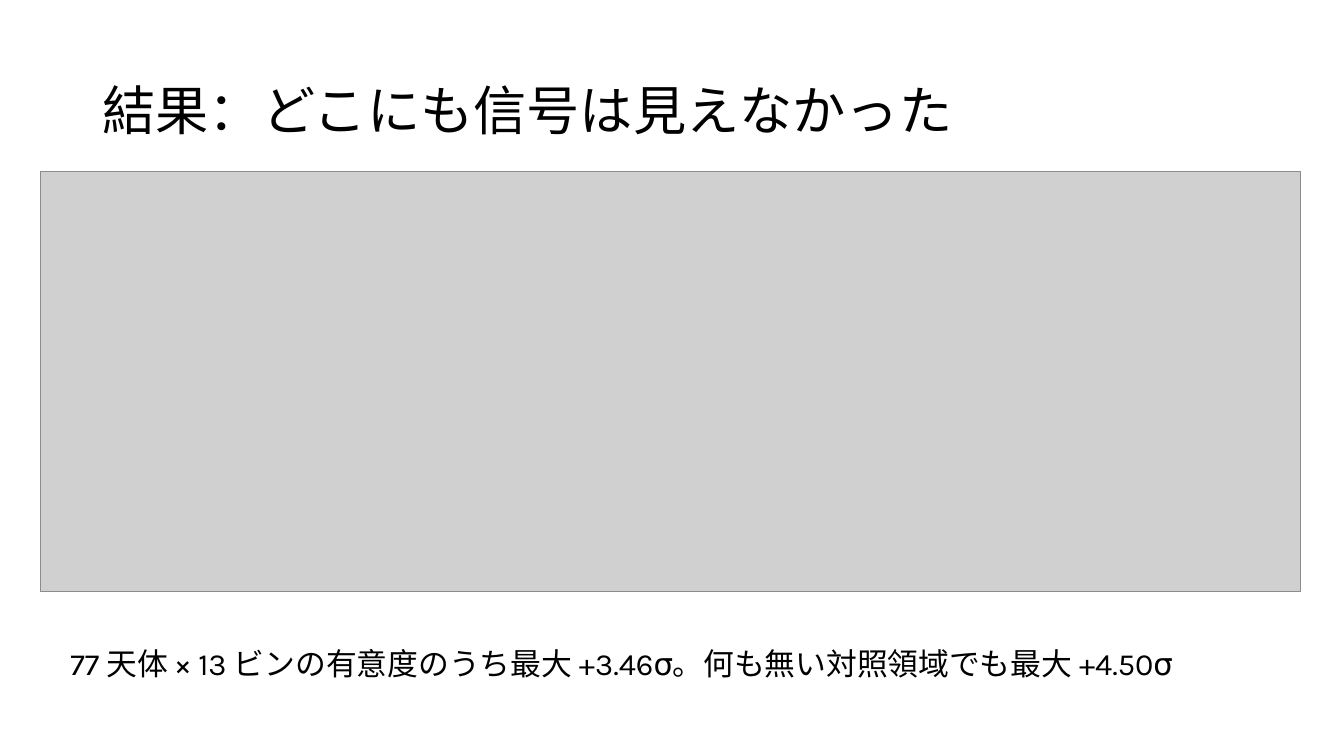
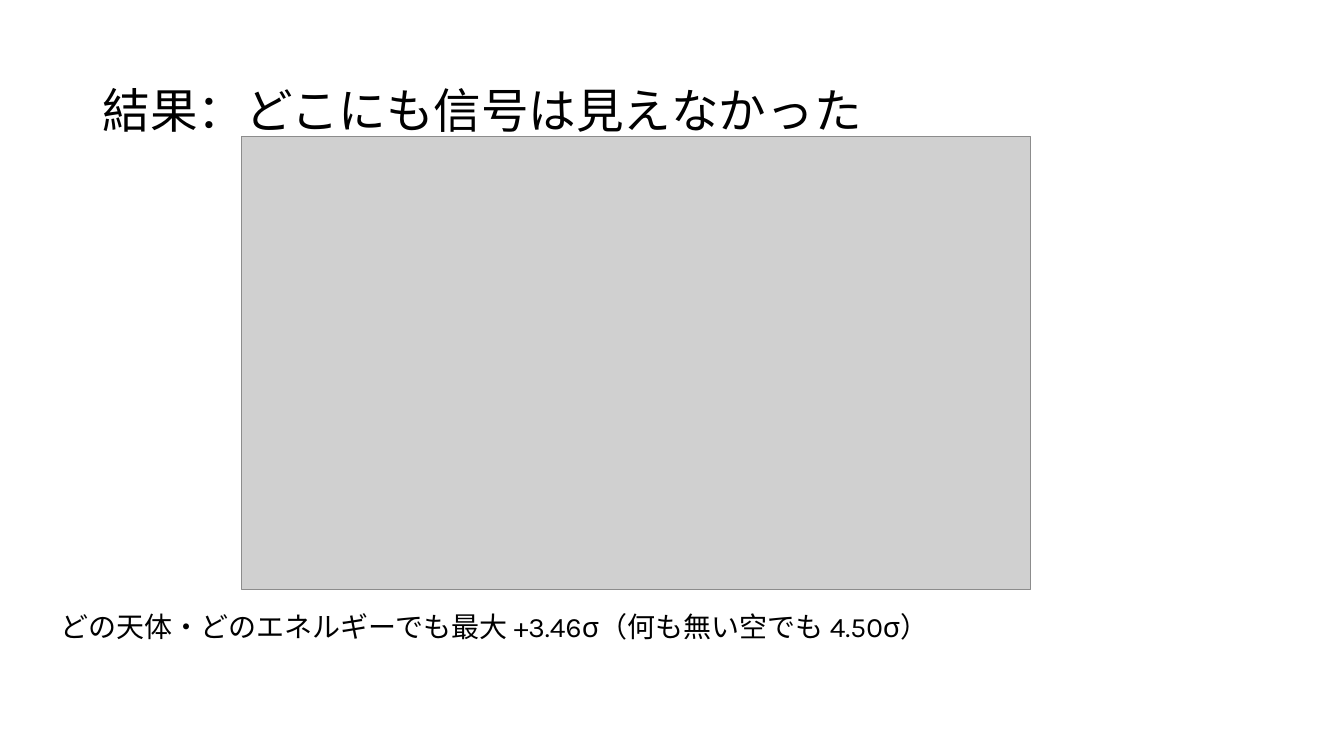
Before and after one commit to Mikann20041029/darkmatter-slides, a slide deck: slide 19 of slides/2026-10-02_研究進捗報告.pptx (slide 11 before the commit). Drawn at 1344x756 pixels with LibreOffice and Linux fonts; fonts in the diff are those of the drawing; grey boxes stand for pictures. Boxes give left, top, right and bottom in pixels: in the first picture for what was removed or moved away, otherwise in the second. Text is boxed around its words. In the diff, an @@ line names an element or a change of style, - is before the commit and + after.

```diff
--- a/slides/2026-10-02_研究進捗報告.pptx
+++ b/slides/2026-10-02_研究進捗報告.pptx
@@ title "結果：どこにも信号は見えなかった" at (102, 88, 861, 141): size 38 to 34 pt @@
@@ picture: place and size @@
-picture at (40, 171, 1301, 592)
+picture at (242, 136, 1031, 590)
@@ text at (60, 613, 928, 640): text changed; size 22 to 20 pt @@
-77 天体 × 13 ビンの有意度のうち最大 +3.46σ。何も無い対照領域でも最大 +4.50σ
+どの天体・どのエネルギーでも最大 +3.46σ（何も無い空でも 4.50σ）
```
Also in this commit, not shown: 10 other slides changed, 24 slides added, 7 slides removed, 4 other files.
